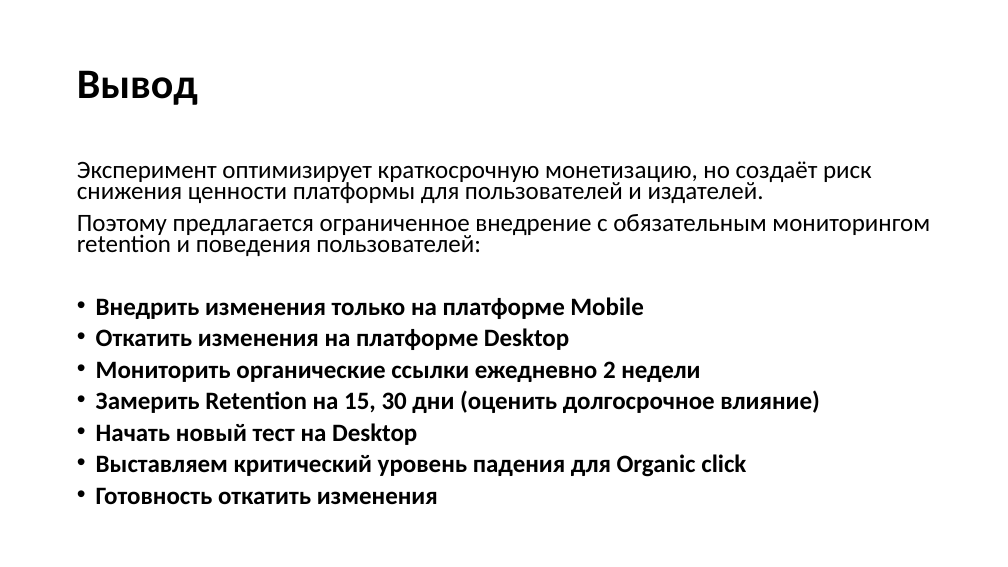
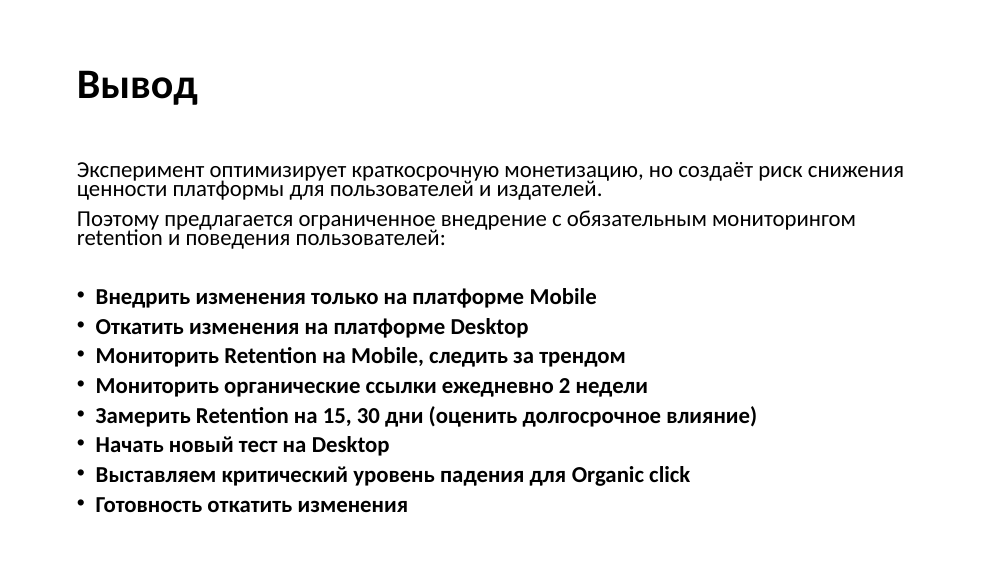
Before and after one commit to antipovdenis/AB_test_MarketpleteFeed, a slide deck: slide 8 of AB_test.pptx. Drawn at 1008x567 pixels with LibreOffice and Linux fonts; fonts in the diff are those of the drawing. Boxes give left, top, right and bottom in pixels: in the first picture for what was removed or moved away, otherwise in the second. Text is boxed around its words. In the diff, an @@ line names an element or a change of style, - is before the commit and + after.

Commit message:
добавление анализа тренда, корректировка выводов, создание новых слайдов в презентации

```diff
--- a/AB_test.pptx
+++ b/AB_test.pptx
@@ text at <box>77,162,904,512</box>: size 23.8 to 21.7 pt @@
@@ text at <box>96,347,626,367</box>: paragraph added @@
+• Мониторить Retention на Mobile, следить за трендом
```
Also in this commit, not shown: 1 other slide changed, 2 slides added, 2 slides removed, 2 other files.
